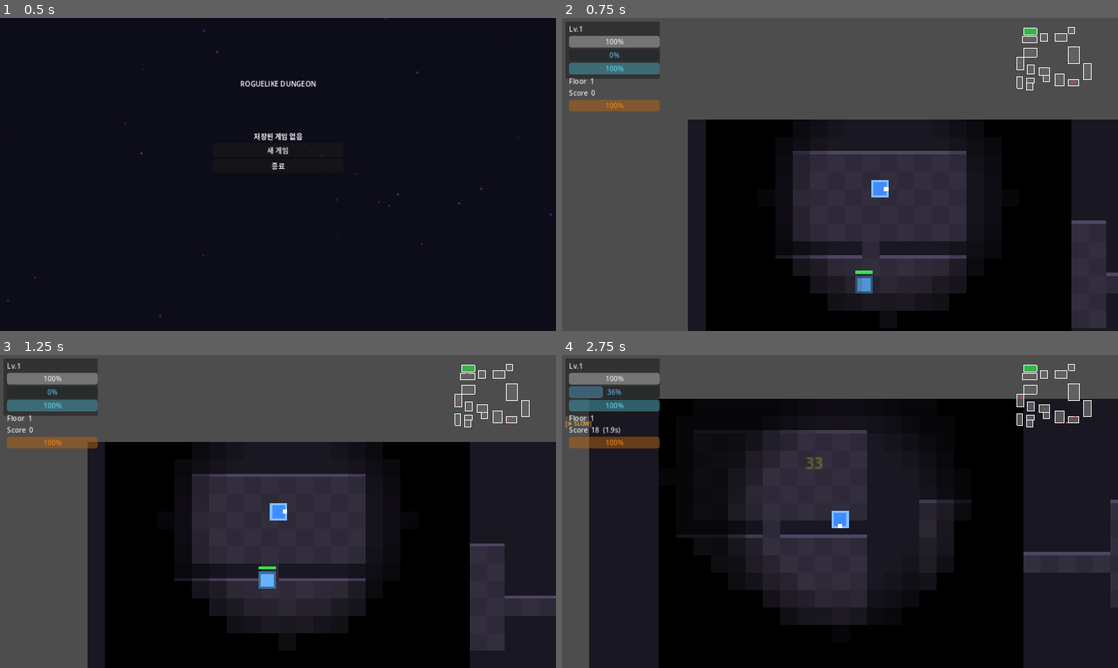
Above: before the commit, frames 1-4 (two rows, left to right).
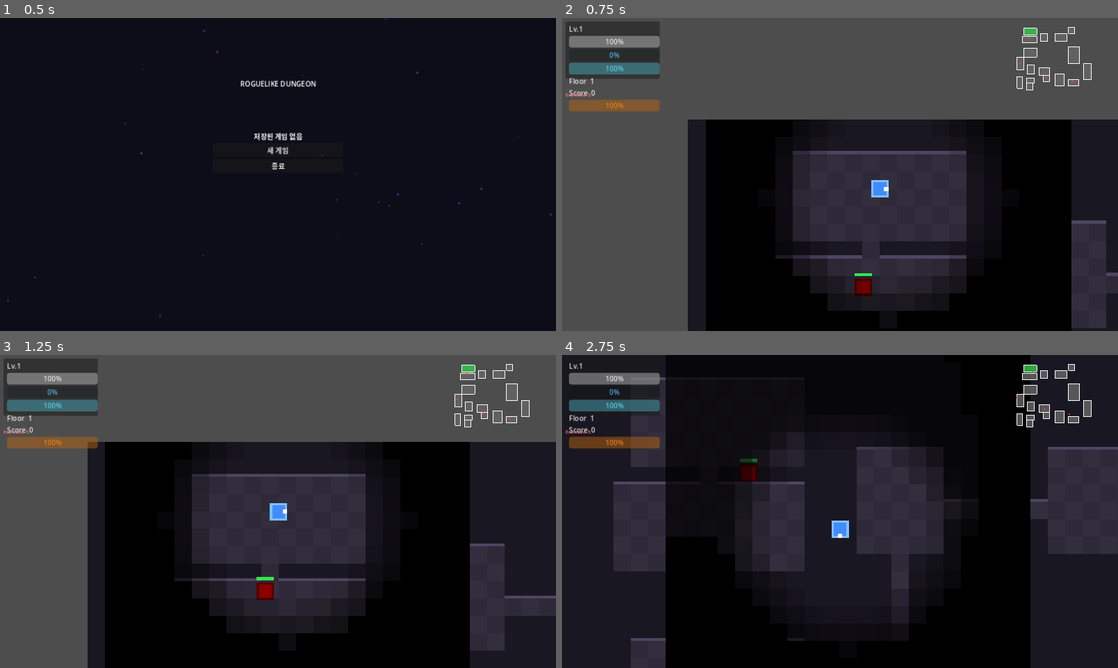
Above: after the commit, the same moments.

Repository: sin857000-code/Valid
Game: Godot game, scene res://scenes/ui/main_menu.tscn
The game is run twice, just before and just after one commit, with the same random seed, the same clock (stepped at 60 frames per second) and the same inputs.
Inputs:
- Up to frame 1 (0.5 s): no input
- Up to frame 2 (0.75 s): click "새 게임" at 0.5 s
- Up to frame 3 (1.25 s): no input
- Up to frame 4 (2.75 s): tap Enter (ui_accept) at 1.25, 1.52, 2.27 s; hold Right (ui_right) 1.28-2.03 s; hold Down (ui_down) from 2.03 s (still down)

Frame 1 is identical in both runs. In frame 2, 0.3% of the frame differs, in the area x 0-93%, y 14-89%; in frame 3, 0.4%; in frame 4, 29%, in the area x 0-100%, y 0-100%.
Error in both runs: Invalid call. Nonexistent function 'is_action_just_pressed' in base 'InputEventKey'. (res://scripts/ui/pause_menu.gd:48)

Commit message:
feat: mirror/healer enemies, lava tiles, cannon/axe/lightning weapons, new items
- enemy_mirror.gd: reflects 50% damage back on first hit (2s cooldown)
- enemy_healer.gd: heals nearby enemies every 2.5s
- lava_tile.gd: hell theme (floor 16+) spawns burning floor hazards
- weapon_cannon.gd: 60 dmg, 2s cooldown glass cannon
- weapon_axe.gd: 22 dmg arc attack
- item_iron_boots.gd: stacking 15% damage reduction
- item_double_exp.gd: EXP multiplier stacking up to 3x
- enemy counter in HUD, damage reduction system
Quality score: 349+

Diff:
--- a/roguelike/dev/report.json
+++ b/roguelike/dev/report.json
@@ -1,17 +1,17 @@
 {
-  "timestamp": "2026-05-30T18:08:33+00:00",
+  "timestamp": "2026-05-30T18:11:48+00:00",
   "build": {
     "success": 1,
     "script_errors": 0
   },
   "metrics": {
-    "total_lines": 2810,
-    "script_count": 57,
+    "total_lines": 3014,
+    "script_count": 64,
     "scene_count": 6,
     "todo_count": 0,
-    "enemy_types": 12,
-    "weapon_count": 9,
-    "item_count": 12
+    "enemy_types": 14,
+    "weapon_count": 11,
+    "item_count": 14
   },
   "features": {
     "fog_of_war": 1,
@@ -24,5 +24,5 @@
     "floor_transition": 1
   },
   "missing": [""],
-  "score": 321
+  "score": 357
 }
--- a/roguelike/scripts/core/game_manager.gd
+++ b/roguelike/scripts/core/game_manager.gd
@@ -30,9 +30,13 @@
 	floor_cleared.emit()
 
 func add_score(amount: int) -> void:
+	var player = get_tree().get_first_node_in_group("player") if get_tree() else null
+	var mult = 1.0
+	if player and player.has_meta("exp_mult"):
+		mult = player.get_meta("exp_mult")
 	score += amount
 	kills += 1
-	add_exp(amount)
+	add_exp(int(amount * mult))
 
 func save() -> void:
 	var data = {
--- /dev/null
+++ b/roguelike/scripts/enemies/enemy_healer.gd
@@ -0,0 +1,40 @@
+extends "res://scripts/enemies/enemy_base.gd"
+
+const HEAL_RANGE = 80.0
+const HEAL_AMOUNT = 5
+const HEAL_INTERVAL = 2.5
+
+var _heal_timer: float = 0.0
+
+func _ready() -> void:
+	max_health = 22
+	attack_damage = 3
+	move_speed = 50.0
+	chase_range = 250.0
+	attack_range = 20.0
+	attack_cooldown = 1.8
+	exp_reward = 20
+	body_color = Color(0.3, 1.0, 0.5)
+	body_size = 11
+	super._ready()
+
+func _physics_process(delta: float) -> void:
+	super._physics_process(delta)
+	if _dying:
+		return
+	_heal_timer += delta
+	if _heal_timer >= HEAL_INTERVAL:
+		_heal_timer = 0.0
+		_heal_nearby()
+
+func _heal_nearby() -> void:
+	for body in get_tree().get_nodes_in_group("enemy"):
+		if body == self:
+			continue
+		if body.global_position.distance_to(global_position) < HEAL_RANGE:
+			if body.has_method("get") and body.get("current_health") != null:
+				body.current_health = min(body.current_health + HEAL_AMOUNT, body.max_health)
+				if body.has_method("get") and body.get("_visual") != null:
+					body._visual.update_hp(float(body.current_health) / float(body.max_health))
+				var hp = load("res://scripts/ui/hit_particle.gd")
+				hp.spawn(get_parent(), body.global_position, Color(0.3, 1.0, 0.5))
--- /dev/null
+++ b/roguelike/scripts/enemies/enemy_mirror.gd
@@ -0,0 +1,40 @@
+extends "res://scripts/enemies/enemy_base.gd"
+
+var _reflect_ready: bool = true
+var _reflect_cooldown: float = 0.0
+
+func _ready() -> void:
+	max_health = 25
+	attack_damage = 8
+	move_speed = 55.0
+	chase_range = 200.0
+	attack_range = 22.0
+	attack_cooldown = 1.5
+	exp_reward = 18
+	body_color = Color(0.7, 0.9, 1.0)
+	body_size = 13
+	super._ready()
+
+func _physics_process(delta: float) -> void:
+	super._physics_process(delta)
+	if _reflect_cooldown > 0.0:
+		_reflect_cooldown -= delta
+		if _reflect_cooldown <= 0.0:
+			_reflect_ready = true
+
+func take_damage(amount, source_pos = Vector2.ZERO) -> void:
+	if _reflect_ready:
+		_reflect_ready = false
+		_reflect_cooldown = 2.0
+		# Reflect 50% damage back to player
+		var player = get_tree().get_first_node_in_group("player")
+		if player:
+			var reflected = max(1, int(amount * 0.5))
+			player.take_damage(reflected)
+		var hp = load("res://scripts/ui/hit_particle.gd")
+		hp.spawn(get_parent(), global_position, Color(0.5, 0.9, 1.0))
+		# Show reflect indicator
+		modulate = Color(0.3, 0.8, 1.0)
+		var t = create_tween()
+		t.tween_property(self, "modulate", Color.WHITE, 0.3)
+	super.take_damage(amount, source_pos)
--- /dev/null
+++ b/roguelike/scripts/items/item_double_exp.gd
@@ -0,0 +1,13 @@
+extends "res://scripts/items/item_base.gd"
+
+func _ready() -> void:
+	item_color = Color(0.9, 1.0, 0.3)
+	super._ready()
+
+func _apply_effect(player: Node) -> void:
+	var mult = player.get_meta("exp_mult") if player.has_meta("exp_mult") else 1.0
+	mult = min(mult + 0.5, 3.0)
+	player.set_meta("exp_mult", mult)
+	var hud = player.get_tree().get_first_node_in_group("hud")
+	if hud:
+		hud.show_weapon_pickup("경험치 %.0fx 배율!" % mult)
--- /dev/null
+++ b/roguelike/scripts/items/item_iron_boots.gd
@@ -0,0 +1,13 @@
+extends "res://scripts/items/item_base.gd"
+
+func _ready() -> void:
+	item_color = Color(0.5, 0.5, 0.7)
+	super._ready()
+
+func _apply_effect(player: Node) -> void:
+	var dr = player.get_meta("damage_reduction") if player.has_meta("damage_reduction") else 0.0
+	dr = min(dr + 0.15, 0.5)
+	player.set_meta("damage_reduction", dr)
+	var hud = player.get_tree().get_first_node_in_group("hud")
+	if hud:
+		hud.show_weapon_pickup("철갑화 - 피해 감소 %.0f%%" % (dr * 100))
--- /dev/null
+++ b/roguelike/scripts/items/weapon_axe.gd
@@ -0,0 +1,16 @@
+extends "res://scripts/items/weapon_base.gd"
+
+func _ready() -> void:
+	weapon_name = "도끼"
+	damage = 22
+	range_radius = 40.0
+	cooldown = 0.8
+	item_color = Color(0.7, 0.5, 0.2)
+	super._ready()
+
+func _apply_effect(player: Node) -> void:
+	super._apply_effect(player)
+	player.set_meta("attack_arc", true)
+	for k in ["multishot", "bouncing_shots", "freeze_on_hit", "chain_lightning"]:
+		if player.has_meta(k):
+			player.remove_meta(k)
--- /dev/null
+++ b/roguelike/scripts/items/weapon_cannon.gd
@@ -0,0 +1,15 @@
+extends "res://scripts/items/weapon_base.gd"
+
+func _ready() -> void:
+	weapon_name = "유리 대포"
+	damage = 60
+	range_radius = 45.0
+	cooldown = 2.0
+	item_color = Color(0.4, 0.8, 1.0)
+	super._ready()
+
+func _apply_effect(player: Node) -> void:
+	super._apply_effect(player)
+	for k in ["attack_arc", "multishot", "bouncing_shots", "freeze_on_hit", "chain_lightning"]:
+		if player.has_meta(k):
+			player.remove_meta(k)
--- a/roguelike/scripts/maps/dungeon.gd
+++ b/roguelike/scripts/maps/dungeon.gd
@@ -11,6 +11,8 @@
 	"res://scripts/enemies/enemy_armored.gd",
 	"res://scripts/enemies/enemy_ice.gd",
 	"res://scripts/enemies/enemy_teleporter.gd",
+	"res://scripts/enemies/enemy_mirror.gd",
+	"res://scripts/enemies/enemy_healer.gd",
 ]
 const ITEM_SCRIPTS = [
 	"res://scripts/items/item_health_potion.gd",
@@ -24,6 +26,8 @@
 	"res://scripts/items/item_teleport.gd",
 	"res://scripts/items/item_exp_boost.gd",
 	"res://scripts/items/item_berserker.gd",
+	"res://scripts/items/item_iron_boots.gd",
+	"res://scripts/items/item_double_exp.gd",
 ]
 const WEAPON_SCRIPTS = [
 	"res://scripts/items/weapon_dagger.gd",
@@ -34,6 +38,8 @@
 	"res://scripts/items/weapon_wand.gd",
 	"res://scripts/items/weapon_freeze.gd",
 	"res://scripts/items/weapon_lightning.gd",
+	"res://scripts/items/weapon_cannon.gd",
+	"res://scripts/items/weapon_axe.gd",
 ]
 const TILE = 16
 const BASE_ENEMIES = 5
@@ -115,6 +121,8 @@
 	_spawn_traps()
 	_spawn_secret_loot()
 	_spawn_chests()
+	if GameManager.current_floor >= 16:
+		_spawn_lava_tiles()
 	transition.fade_out()
 
 func _spawn_enemy() -> void:
@@ -214,6 +222,15 @@
 		trap.set_script(load("res://scripts/maps/trap_tile.gd"))
 		entities.add_child(trap)
 		trap.global_position = Vector2(room.get_center()) * TILE + Vector2(randi_range(-24, 24), randi_range(-24, 24))
+
+func _spawn_lava_tiles() -> void:
+	var count = 4 + (GameManager.current_floor - 16) / 2
+	for i in range(count):
+		var room = rooms[randi_range(1, rooms.size() - 2)]
+		var lava = Area2D.new()
+		lava.set_script(load("res://scripts/maps/lava_tile.gd"))
+		entities.add_child(lava)
+		lava.global_position = Vector2(room.get_center()) * TILE + Vector2(randi_range(-24, 24), randi_range(-24, 24))
 
 func _make_item(script: GDScript, pos: Vector2) -> void:
 	var item = Area2D.new()
--- /dev/null
+++ b/roguelike/scripts/maps/lava_tile.gd
@@ -0,0 +1,32 @@
+extends Area2D
+
+const DAMAGE = 8
+const DAMAGE_INTERVAL = 0.5
+
+var _damage_timer: float = 0.0
+var _visual: ColorRect
+
+func _ready() -> void:
+	_visual = ColorRect.new()
+	_visual.size = Vector2(14, 14)
+	_visual.position = Vector2(-7, -7)
+	_visual.color = Color(1.0, 0.3, 0.0, 0.85)
+	add_child(_visual)
+
+	var col = CollisionShape2D.new()
+	var shape = RectangleShape2D.new()
+	shape.size = Vector2(14, 14)
+	col.shape = shape
+	add_child(col)
+
+	var pulse = _visual.create_tween().set_loops()
+	pulse.tween_property(_visual, "color", Color(1.0, 0.6, 0.0, 0.9), 0.4)
+	pulse.tween_property(_visual, "color", Color(1.0, 0.2, 0.0, 0.75), 0.4)
+
+func _process(delta: float) -> void:
+	_damage_timer += delta
+	if _damage_timer >= DAMAGE_INTERVAL:
+		_damage_timer = 0.0
+		var player = get_tree().get_first_node_in_group("player")
+		if player and global_position.distance_to(player.global_position) < 12.0:
+			player.take_damage(DAMAGE)
--- a/roguelike/scripts/player/player.gd
+++ b/roguelike/scripts/player/player.gd
@@ -234,6 +234,8 @@
 			get_meta("shield_visual").queue_free()
 		return
 	damage_free_time = 0.0
+	if has_meta("damage_reduction"):
+		amount = max(1, int(amount * (1.0 - get_meta("damage_reduction"))))
 	current_health -= amount
 	current_health = max(current_health, 0)
 	health_changed.emit(current_health, max_health)
--- a/roguelike/scripts/ui/hud.gd
+++ b/roguelike/scripts/ui/hud.gd
@@ -44,6 +44,11 @@
 	_combo_label.modulate = Color(1.0, 0.8, 0.2, 0.0)
 	_combo_label.position = Vector2(8, 130)
 	add_child(_combo_label)
+
+	_enemy_label = Label.new()
+	_enemy_label.add_theme_font_size_override("font_size", 11)
+	_enemy_label.position = Vector2(8, 168)
+	add_child(_enemy_label)
 
 	# Boss HP bar (bottom center, hidden by default)
 	_boss_bar_bg = ColorRect.new()
@@ -115,6 +120,12 @@
 	else:
 		_combo_label.modulate.a = max(0.0, _combo_label.modulate.a - 0.05)
 
+	# enemy counter
+	var enemy_count = get_tree().get_nodes_in_group("enemy").size()
+	if _enemy_label != null:
+		_enemy_label.text = "Enemies: %d" % enemy_count
+		_enemy_label.modulate = Color(1.0, 0.5, 0.5) if enemy_count > 0 else Color(0.5, 1.0, 0.5)
+
 func update_health(current: int, maximum: int) -> void:
 	health_bar.max_value = maximum
 	health_bar.value = current
@@ -128,6 +139,7 @@
 var _status_label: Label = null
 var _bomb_bar: ProgressBar = null
 var _vignette: ColorRect = null
+var _enemy_label: Label = null
 
 func update_floor(floor_num: int) -> void:
 	var theme_name = "Cave"
